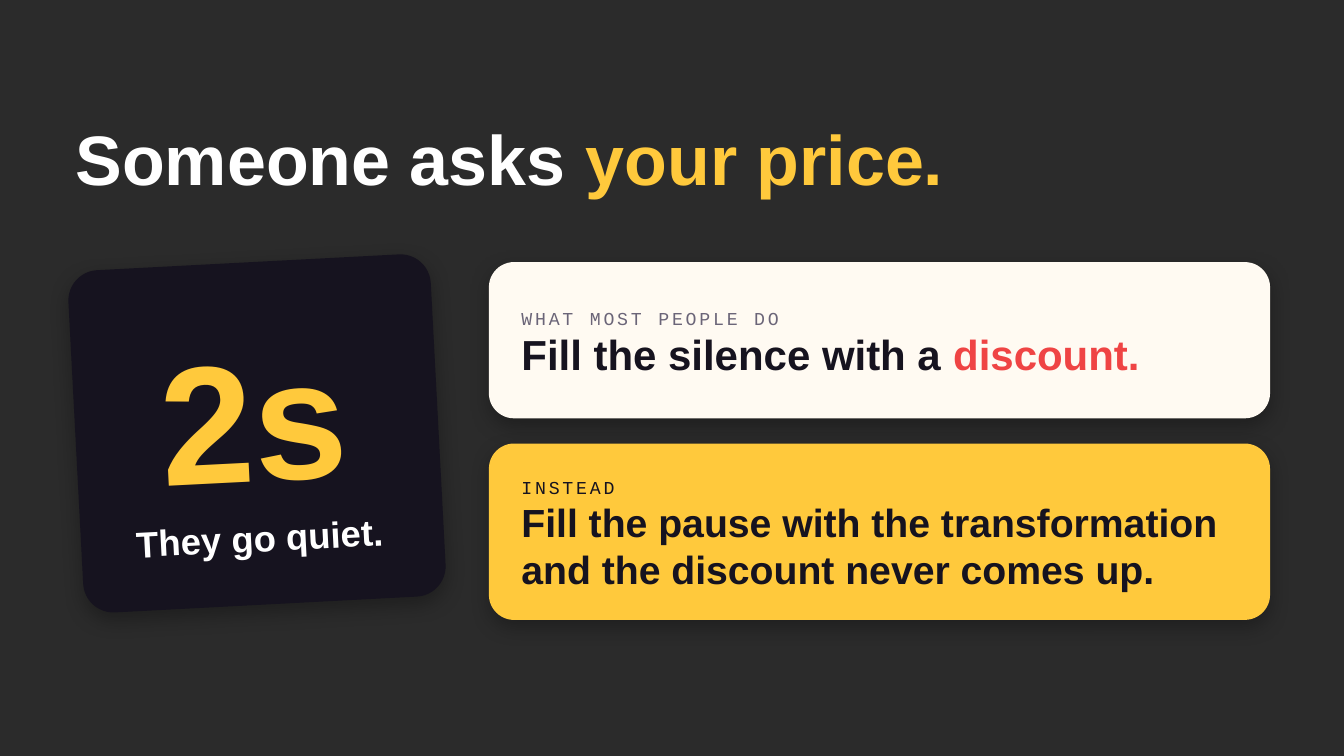
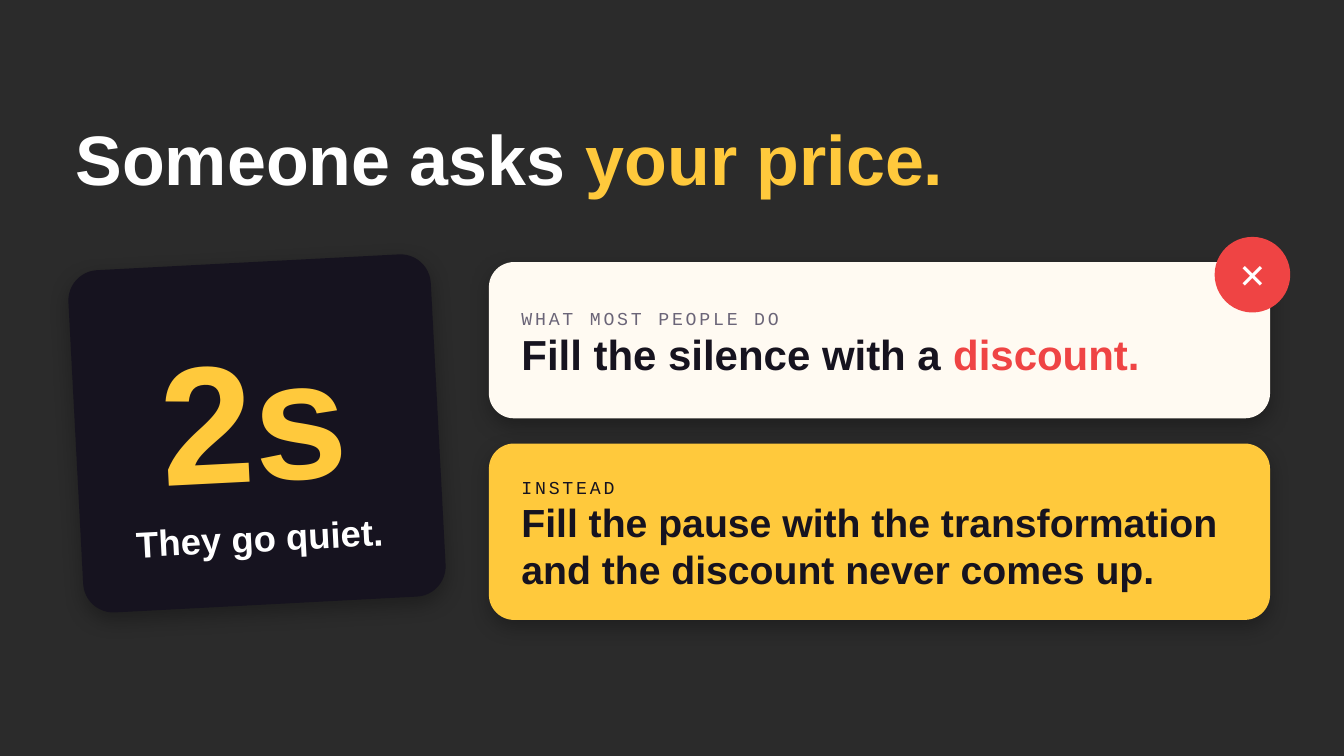
Before and after one commit to ffouladgar-ux/motion-graphics, a slide deck: slide 10 of decks/win-win/win-win.pptx. Drawn at 1344x756 pixels with LibreOffice and Linux fonts; fonts in the diff are those of the drawing; background and template pictures are left out; a plain dark background stands for a picture behind light text. Boxes give left, top, right and bottom in pixels: in the first picture for what was removed or moved away, otherwise in the second. Text is boxed around its words. In the diff, an @@ line names an element or a change of style, - is before the commit and + after.

```diff
--- a/decks/win-win/win-win.pptx
+++ b/decks/win-win/win-win.pptx
@@ ellipse added at box(1215, 237, 1291, 313), fill #EF4444, 24 pt, text #FFFFFF, bold @@
+✕
```
Also in this commit, not shown: 1 other slide changed, 3 other files.
